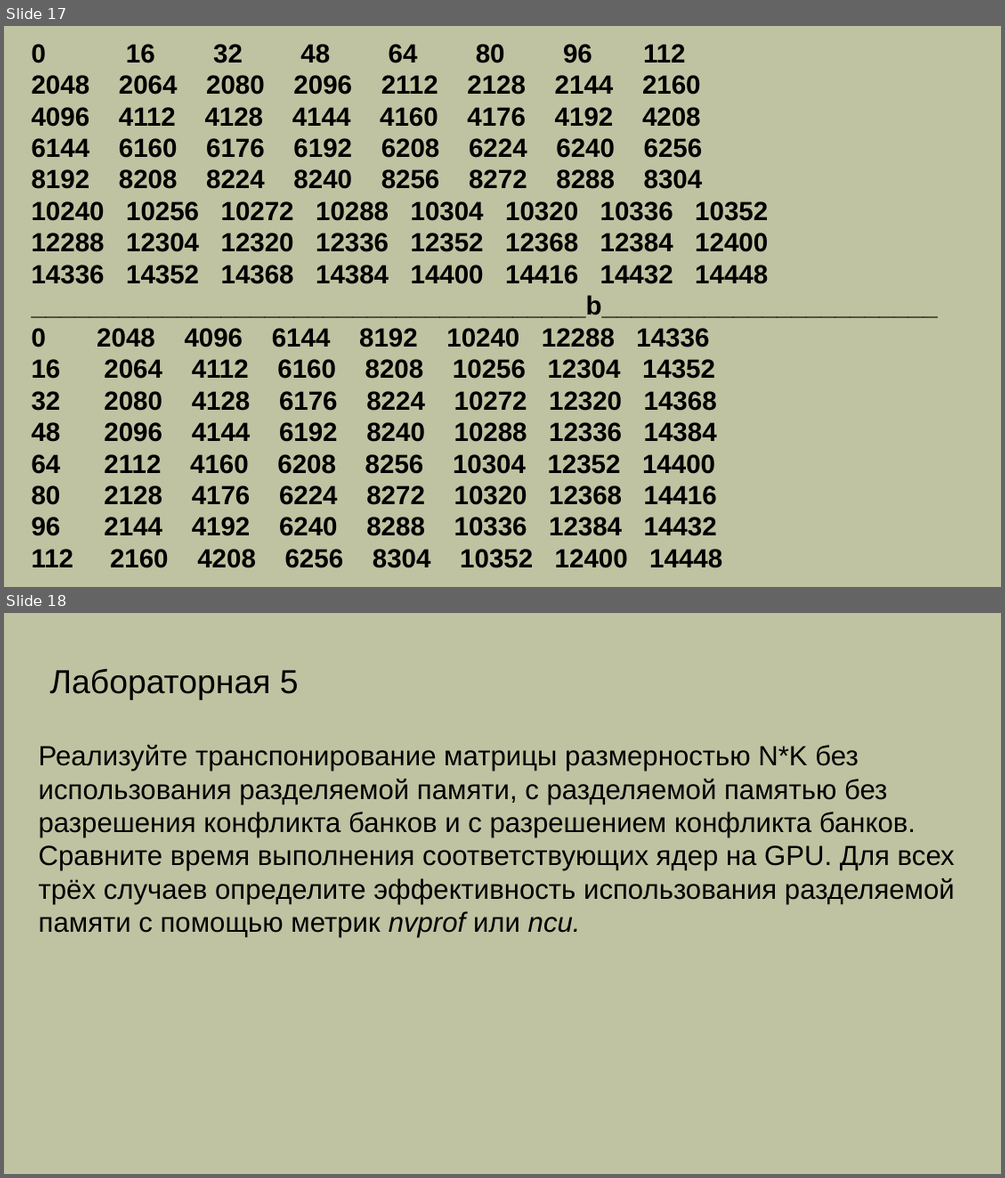
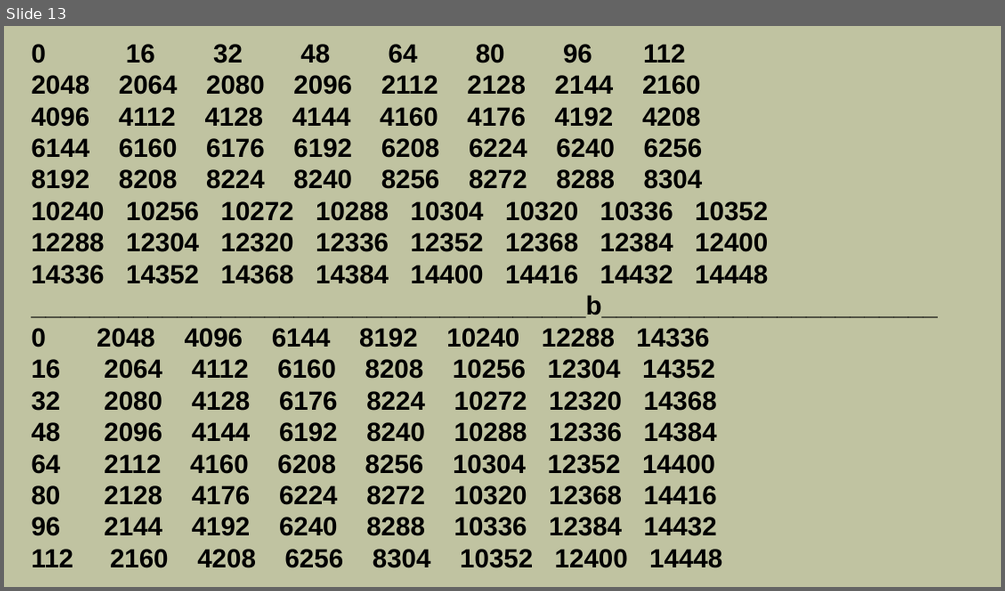
Before and after one commit to mlkv52/sibsutis_cuda_bachelors-2025, a slide deck: Лекции/pptx/Лекция6-ПГП-2025.pptx. Shown one above the other, each under a label of ours: slides 17 and 18 before the commit, slide 13 after it. The pictures are 1005x1178 and 1005x591 pixels, drawn with LibreOffice and Linux fonts; fonts in the diff are those of the drawing. Boxes give left, top, right and bottom in pixels: in the first picture for what was removed or moved away, otherwise in the second. Text is boxed around its words. In the diff, an @@ line names an element or a change of style, - is before the commit and + after.

```diff
--- a/Лекции/pptx/Лекция6-ПГП-2025.pptx
+++ b/Лекции/pptx/Лекция6-ПГП-2025.pptx
@@ slide 18 removed at [4,613,1001,1174], background #C0C3A1 @@
@@ text removed at [50,668,299,700] @@
-Лабораторная 5
@@ text removed at [39,745,955,937] @@
-Реализуйте транспонирование матрицы размерностью N*K без использования разделяемой памяти, с разделяемой памятью без разрешения конфликта банков и с разрешением конфликта банков. Сравните время выполнения соответствующих ядер на GPU. Для всех трёх случаев определите эффективность использования разделяемой памяти с помощью метрик nvprof или ncu.
@@ what was slide 17 is now slide 13 @@
```
Also in this commit, not shown: 2 slides changed, 4 other slides removed, 1 other file.
